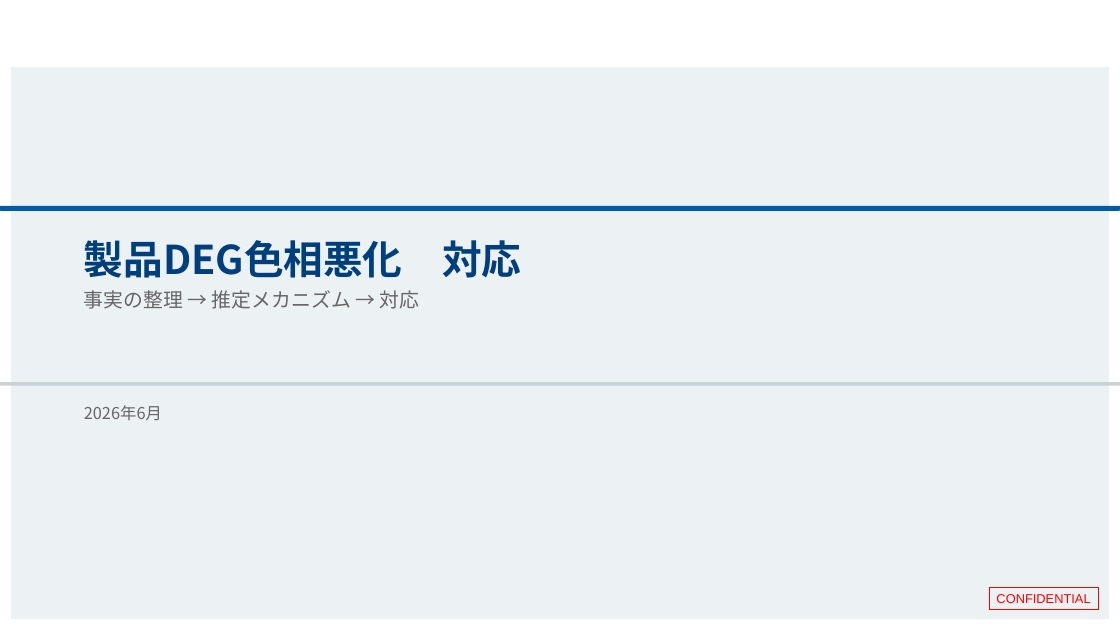
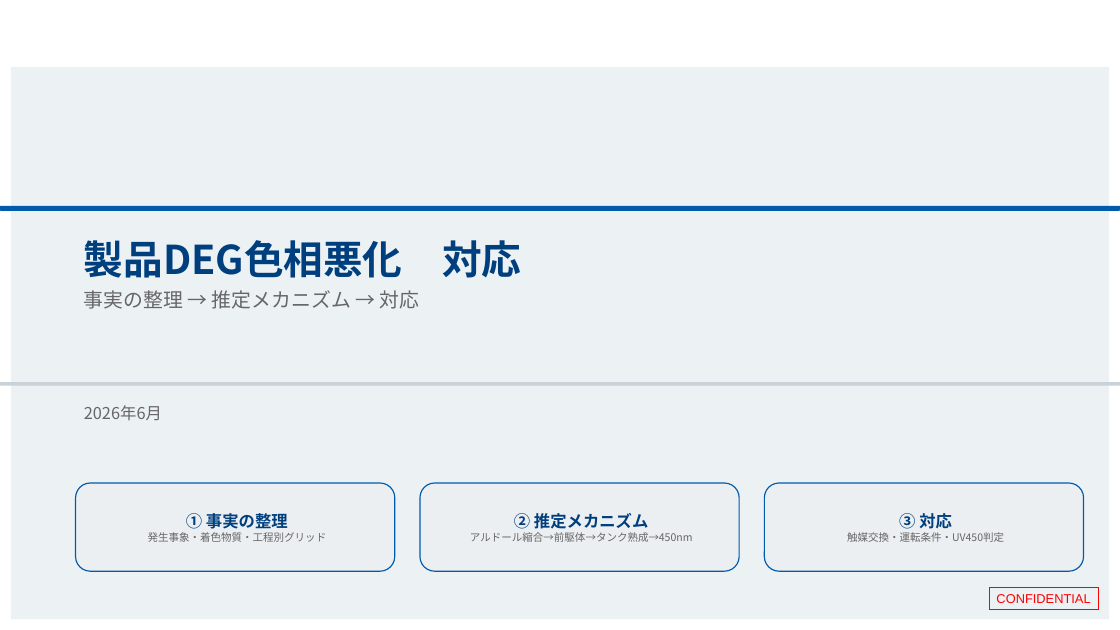
Before and after one commit to hiraoyosa-sys/Base, a slide deck: slide 1 of outputs/製品DEG色相悪化_対策会議.pptx. Drawn at 1120x630 pixels with LibreOffice and Linux fonts; fonts in the diff are those of the drawing; background and template pictures are left out. Boxes give left, top, right and bottom in pixels: in the first picture for what was removed or moved away, otherwise in the second. Text is boxed around its words. In the diff, an @@ line names an element or a change of style, - is before the commit and + after.

```diff
--- a/outputs/製品DEG色相悪化_対策会議.pptx
+++ b/outputs/製品DEG色相悪化_対策会議.pptx
@@ rounded rectangle added at (76, 483, 395, 571), fill #EBEFF2, outline #005BAB 1 pt, 9 pt, text #666666 @@
+① 事実の整理
+発生事象・着色物質・工程別グリッド
@@ rounded rectangle added at (420, 483, 739, 571), fill #EBEFF2, outline #005BAB 1 pt, 9 pt, text #666666 @@
+② 推定メカニズム
+アルドール縮合→前駆体→タンク熟成→450nm
@@ rounded rectangle added at (765, 483, 1084, 571), fill #EBEFF2, outline #005BAB 1 pt, 9 pt, text #666666 @@
+③ 対応
+触媒交換・運転条件・UV450判定
```
Also in this commit, not shown: 1 slide added, 6 other files.
